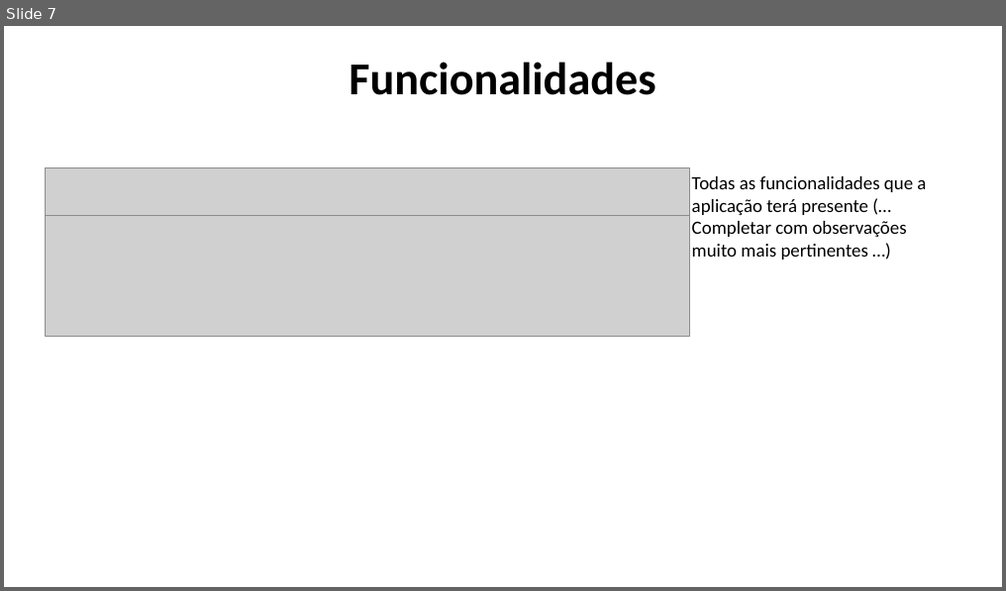
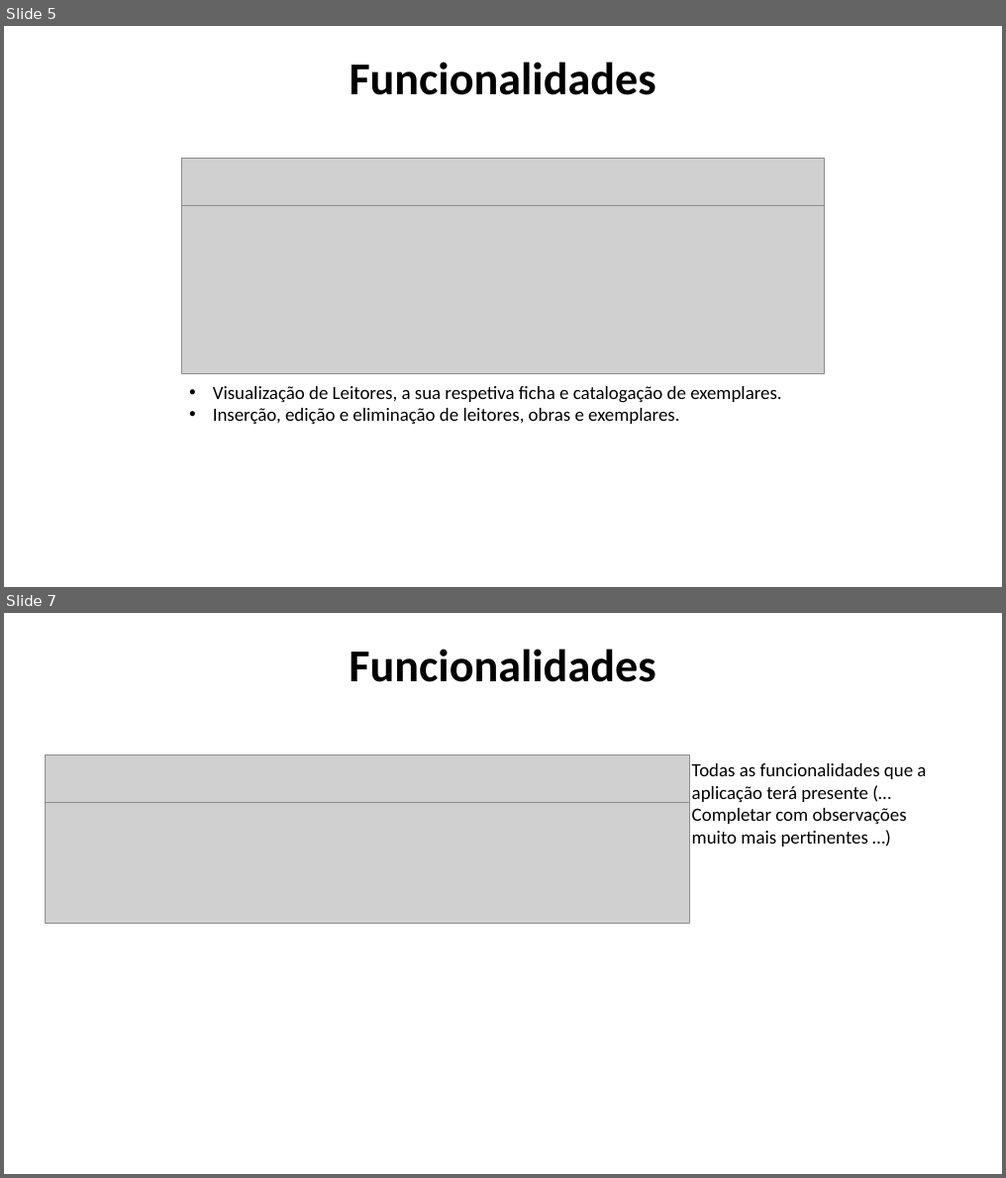
Before and after one commit to 2180622/IPL_PSI_ProjetoFinal_SARAMAGO, a slide deck: Documentacao/Especificacao_Sistema_Informacao/Apresentação AMSI/AndroidPowerPoint.pptx. Shown one above the other, each under a label of ours: slide 7 before the commit, slides 5 and 7 after it; the slides between them are not shown. The pictures are 1006x591 and 1006x1178 pixels, drawn with LibreOffice and Linux fonts; fonts in the diff are those of the drawing; grey boxes stand for pictures. Boxes give left, top, right and bottom in pixels: in the first picture for what was removed or moved away, otherwise in the second. Text is boxed around its words. In the diff, an @@ line names an element or a change of style, - is before the commit and + after.

Commit message:
Update PPT

```diff
--- a/Documentacao/Especificacao_Sistema_Informacao/Apresentação AMSI/AndroidPowerPoint.pptx
+++ b/Documentacao/Especificacao_Sistema_Informacao/Apresentação AMSI/AndroidPowerPoint.pptx
@@ slide 5 added at (4,26,1002,587), background #FFFFFF @@
@@ title added at (350,62,656,95), 44 pt, text #000000, bold @@
+Funcionalidades
@@ picture added at (182,159,825,206) @@
@@ picture added at (182,205,825,373) @@
@@ text added at (213,386,781,424), 18 pt, text #000000 @@
+• Visualização de Leitores, a sua respetiva ficha e catalogação de exemplares.
+• Inserção, edição e eliminação de leitores, obras e exemplares.
```
Also in this commit, not shown: 1 other slide added, 2 slides removed.
